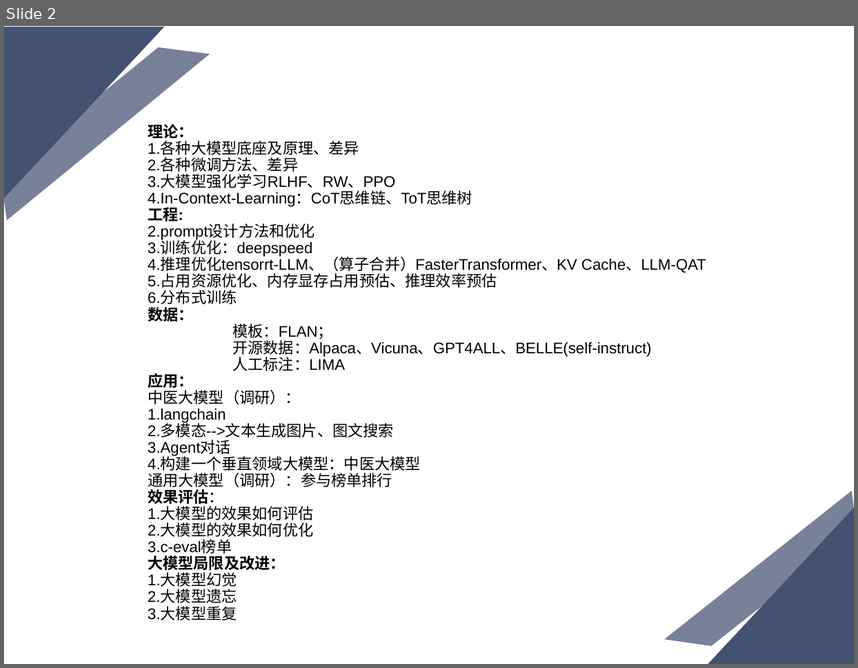
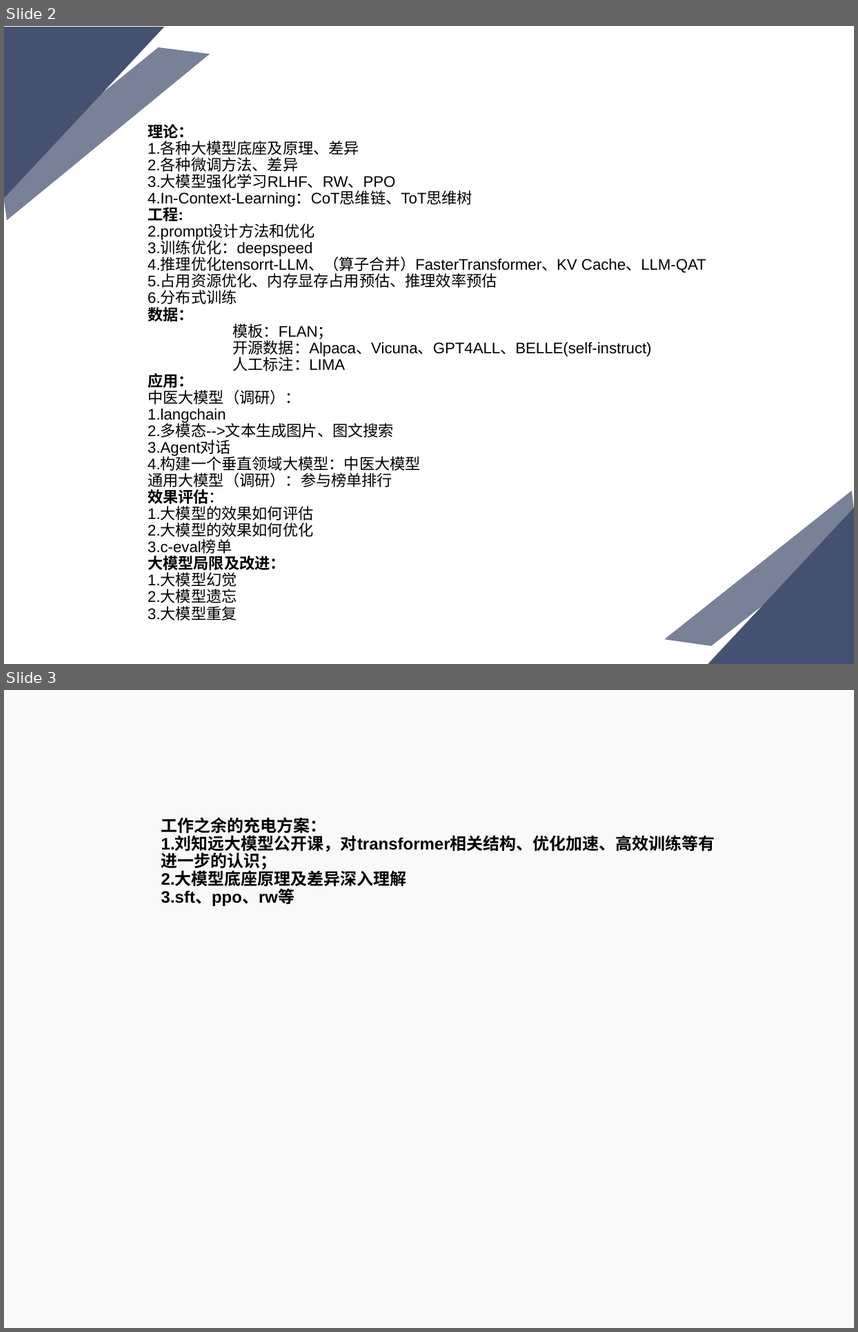
Before and after one commit to KATEhuang920909/awesome_llm, a slide deck: 大模型框架概览.ppt. Shown one above the other, each under a label of ours: slide 2 before the commit, slides 2 and 3 after it. The pictures are 858x668 and 858x1332 pixels, drawn with LibreOffice and Linux fonts; fonts in the diff are those of the drawing. Boxes give left, top, right and bottom in pixels: in the first picture for what was removed or moved away, otherwise in the second. Text is boxed around its words. In the diff, an @@ line names an element or a change of style, - is before the commit and + after.

Commit message:
update plan

```diff
--- a/大模型框架概览.ppt
+++ b/大模型框架概览.ppt
@@ slide 3 added at box(4, 690, 854, 1328), background #F2F2F2 at 39% opacity @@
@@ title added at box(161, 817, 715, 906), 14 pt, text #000000, bold @@
+工作之余的充电方案：
+1.刘知远大模型公开课，对transformer相关结构、优化加速、高效训练等有进一步的认识；
+2.大模型底座原理及差异深入理解
+3.sft、ppo、rw等
```
